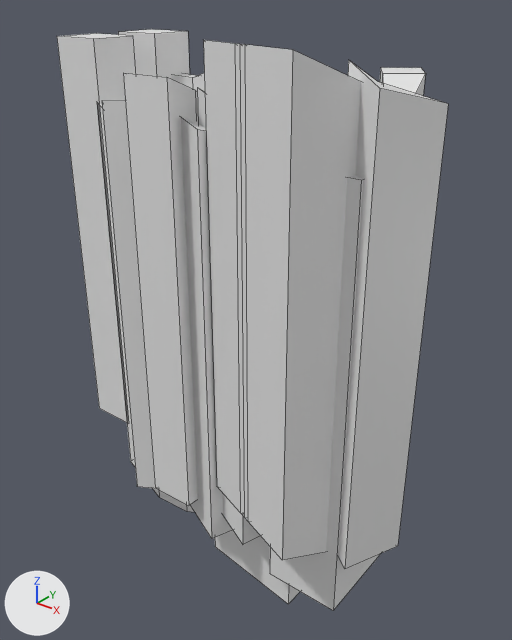
A saved change to the FBX model Assets/Blender/Environments/01-glyph-environment.fbx.
Before and after are seen from a 50 mm camera at (646.0, -611.0, 135.0) aimed at (159.0, -2.0, -242.0). Lighting does not change. The marker at lower left points along +X, +Y and +Z. The picture after the commit comes second. Mesh edges are drawn as thin lines. Vertices at exactly the same position are counted once.

Before the edit, the objects in view are built like this:
```python
me_cube_004 = bpy.data.meshes.new('Cube.004')
me_cube_004.from_pydata(...)  # 250 vertices, 234 faces; spans x -22.0..348.0, y -98.0..107.0, z -522.0..37.0
me_cube_004.materials.append(mat_material)  # white #e7e7e7
me_cube_005 = bpy.data.meshes.new('Cube.005')
me_cube_005.from_pydata(...)  # 204 vertices, 168 faces; spans x -73.0..380.0, y -157.0..157.0, z -600.0..86.0
me_cube_005.materials.append(mat_material)  # white #e7e7e7
# before: 56 (361.0, -101.0, 57.0) at pixel (379, 88), 60 (318.0, -78.0, 73.0) at pixel (348, 59), 61 (343.0, -66.0, 49.0), 62 (318.0, -157.0, 86.0) at pixel (292, 49), 100 (267.0, -84.0, 51.0)
# before: 101 (252.0, -133.0, 85.0) at pixel (244, 44), 157 (361.0, -101.0, -443.0) at pixel (344, 568), 158 (318.0, -78.0, -427.0), 167 (267.0, -84.0, -449.0), 168 (343.0, -66.0, -451.0)
# before: 169 (318.0, -157.0, -414.0) at pixel (282, 560), 203 (252.0, -133.0, -415.0) at pixel (247, 521)
ob_glyphenvironmentgroundb = bpy.data.objects.new('GlyphEnvironmentGroundB', me_cube_004)
ob_glyphenvironmentgroundb.location = (0.0, 0.0, 0.0)
ob_glyphenvironmentspikes = bpy.data.objects.new('GlyphEnvironmentSpikes', me_cube_005)
ob_glyphenvironmentspikes.location = (0.0, 0.0, 0.0)
```
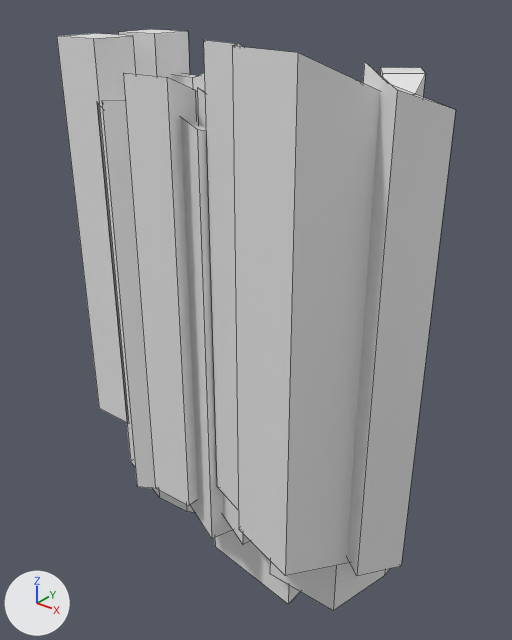
What differs and where, as boxes [x1, y1, x2, y2] in the pictures (512 x 640 px; the box of a moved part takes in the faces that stretch with it):
'GlyphEnvironmentSpikes', reshaped: before [57, 29, 448, 604]; after [57, 29, 455, 604]
'GlyphEnvironmentGroundB', reshaped (mostly hidden): before [172, 73, 380, 610]; after [172, 73, 389, 611]
part 1 of me_cube_004, built on: before [333, 176, 380, 610]; after [333, 563, 389, 611]
part 2 of me_cube_005, moved or reshaped: before [240, 44, 448, 569]; after [232, 44, 455, 576]

The change in detail:
me_cube_004 is used by ob_glyphenvironmentgroundb; location (0.0, 0.0, 0.0).
me_cube_004 had 250 vertices, 234 faces and spanned x -22.0..348.0, y -98.0..107.0, z -522.0..37.0.
me_cube_004 now has 254 vertices, 238 faces and spans x -22.0..368.0, y -98.0..107.0, z -522.0..37.0.
Part 1, on me_cube_004:
2 vertices are removed from x 346.0, y 24.0, z -519.0..-19.0.
5 faces are deleted.
6 vertices are added at (368.0, -14.0, -519.0), (367.0, 24.0, -519.0), (253.0, -15.0, -519.0), (367.0, 24.0, -19.0), (368.0, -14.0, -19.0), (253.0, -15.0, -19.0).
9 new faces join them.
me_cube_005 is used by ob_glyphenvironmentspikes; location (0.0, 0.0, 0.0).
me_cube_005 had 204 vertices, 168 faces and spanned x -73.0..380.0, y -157.0..157.0, z -600.0..86.0.
me_cube_005 now has 204 vertices, 168 faces and spans x -73.0..399.0, y -173.0..157.0, z -600.0..86.0.
Part 2, on me_cube_005:
Vertices 100, 101, 167, 203 of me_cube_005 move by (0.0, -16.0, 0.0).
Vertices 56, 60, 157, 158 of me_cube_005 move by (15.0, 0.0, 0.0).
Vertices 61, 62, 168, 169 of me_cube_005 move by (16.0, -15.0, 0.0).
Vertex 53 of me_cube_005 moves from (380.0, -14.0, 36.0) at pixel (448, 103) to (399.0, -39.0, 36.0) at pixel (455, 109).
Vertex 57 of me_cube_005 moves from (326.0, -41.0, 52.0) at pixel (378, 81) to (338.0, -45.0, 52.0) at pixel (388, 83).
Vertex 161 of me_cube_005 moves from (326.0, -41.0, -448.0) to (338.0, -45.0, -448.0).
Vertex 162 of me_cube_005 moves from (380.0, -14.0, -464.0) at pixel (397, 545) to (399.0, -39.0, -464.0) at pixel (401, 565).
